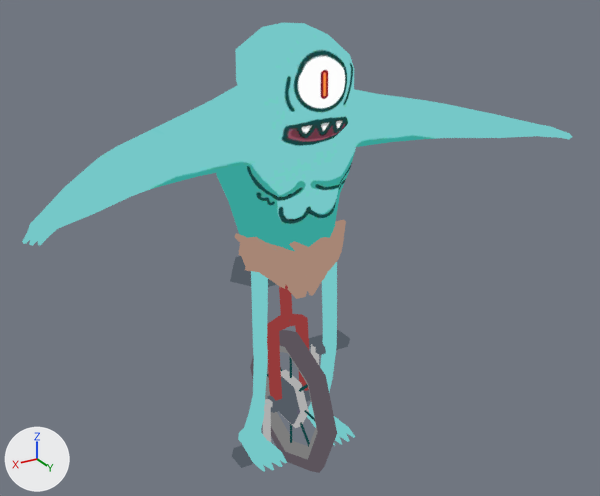
One commit to the glTF model godot/assets/models/battle/summons/Unicyclops.glb: the scene before it, then after it.
Camera for both pictures: a 50 mm camera at (0.186, 0.319, 0.285) aimed at (-0.004, 0.003, 0.127). The lights are fixed; the arrows at lower left show +X, +Y and +Z. The picture after the commit comes second. Where no turn or scale is listed for an object, it has been applied to the vertices. Vertices at exactly the same position are counted once.

Objects in the first picture: 'Unicyclops.001'.
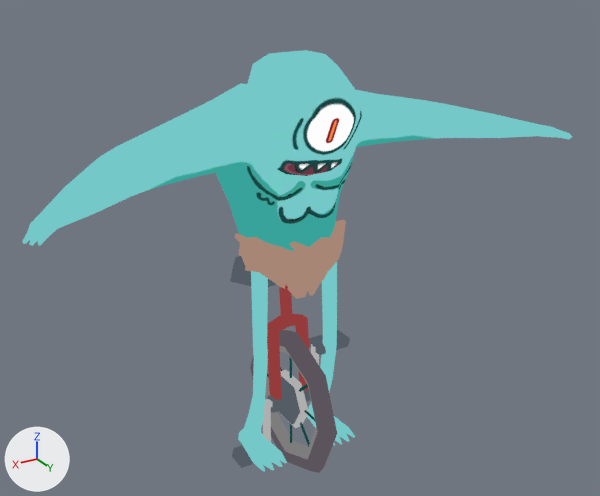
Location of each change, [x1, y1, x2, y2] in pixels of the pictures (600 x 496 px; the box of a moved part takes in the faces that stretch with it):
'Unicyclops.001', reshaped: before [22, 23, 572, 473]; after [22, 50, 572, 473]
part 1 of me_unicyclops, moved or reshaped: before [235, 23, 354, 149]; after [245, 50, 363, 176]
part 2 of me_unicyclops, moved or reshaped (mostly hidden afterwards): before [290, 144, 323, 183]; after [306, 175, 313, 183]

Edits to the bpy script that builds the scene:
```text
Change me_unicyclops:
    used by ob_unicyclops_001; location = (0.0, 0.0, 0.0)
    remove me_unicyclops.from_pydata(...)  # 817 vertices, 1482 faces; spans x -0.132..0.133, y -0.04..0.051, z 0.001..0.232
    add me_unicyclops.from_pydata(...)  # 817 vertices, 1482 faces; spans x -0.132..0.133, y -0.04..0.051, z 0.001..0.221
    me_unicyclops part 1: the loose piece of 71 vertices spanning x -0.024..0.024, y -0.02..0.028, z 0.181..0.232 is multiplied about its middle by the matrix ((0.989, -0.006, -0.148), (0.05, 0.956, 0.29), (0.14, -0.294, 0.946)), then moved by (-0.002, 0.003, -0.012)
    me_unicyclops part 2
    me_unicyclops.vertices[621].co: (0.0, 0.014, 0.188) -> (0.001, 0.011, 0.174)
    me_unicyclops.vertices[655].co: (0.0, -0.018, 0.204) -> (-0.001, -0.015, 0.199)
```
